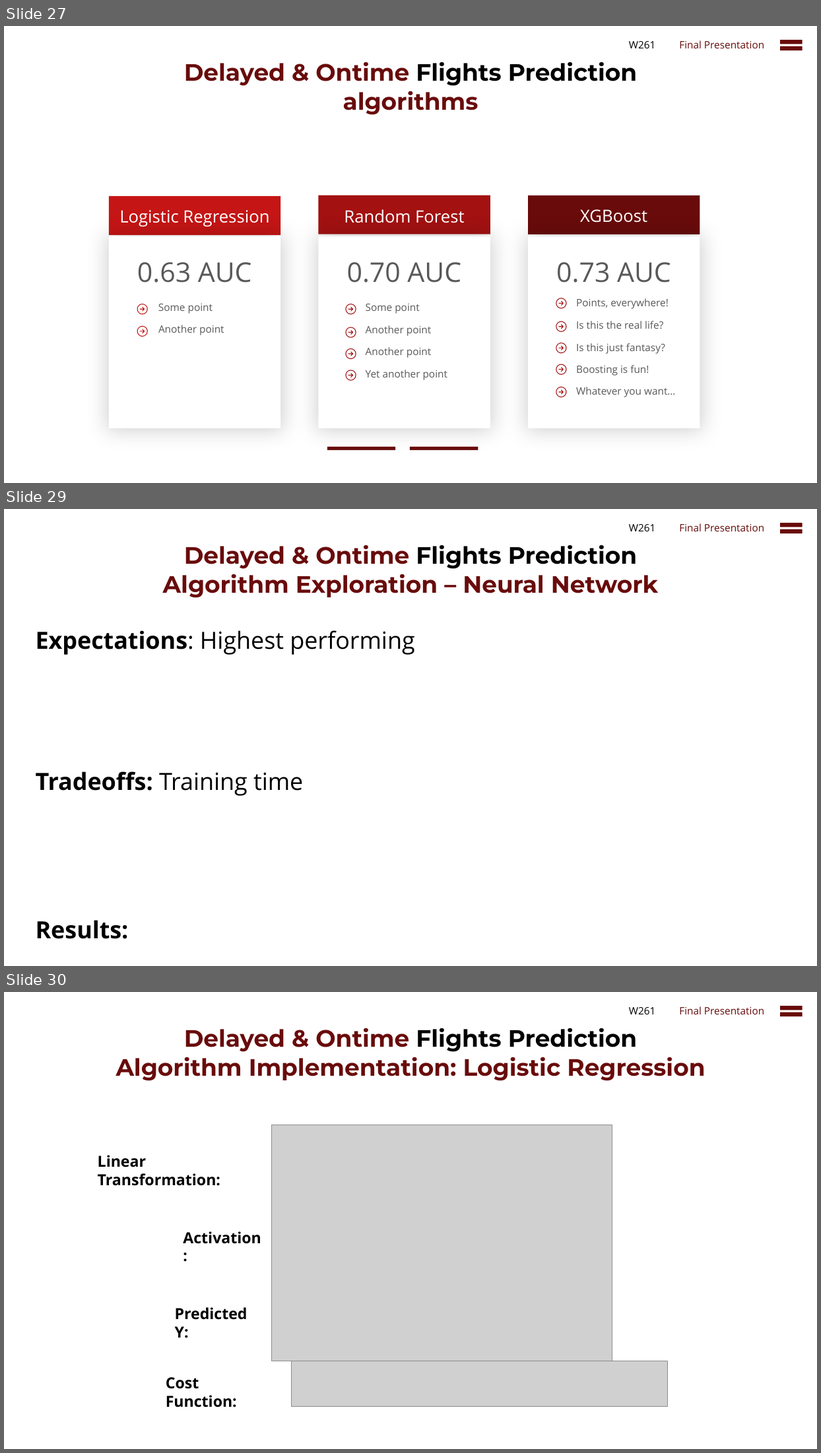
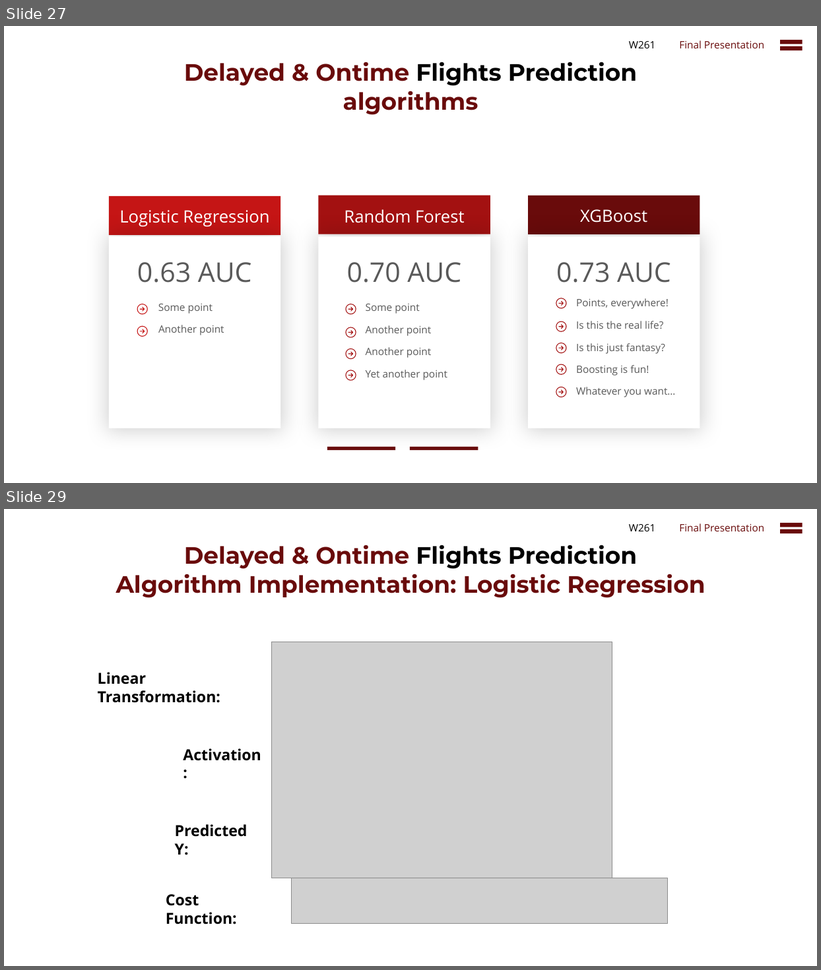
Before and after one commit to cbenge509/flightsontime, a slide deck: presentation/Delayed Flights Prediction - Final.pptx. Shown one above the other, each under a label of ours: slides 27, 29 and 30 before the commit, slides 27 and 29 after it; the slides between them are not shown. The pictures are 821x1453 and 821x970 pixels, drawn with LibreOffice and Linux fonts; fonts in the diff are those of the drawing; grey boxes stand for pictures. Boxes give left, top, right and bottom in pixels: in the first picture for what was removed or moved away, otherwise in the second. Text is boxed around its words. In the diff, an @@ line names an element or a change of style, - is before the commit and + after.

```diff
--- a/presentation/Delayed Flights Prediction - Final.pptx
+++ b/presentation/Delayed Flights Prediction - Final.pptx
@@ slide 29 removed at box(4, 509, 817, 966), background #FFFFFF @@
@@ text removed at box(629, 524, 656, 531) @@
-W261
@@ text removed at box(679, 524, 764, 531) @@
-Final Presentation
@@ math equal removed at box(776, 519, 806, 537) @@
@@ text removed at box(163, 545, 659, 598) @@
-Delayed & Ontime Flights Prediction
-Algorithm Exploration – Neural Network
@@ text removed at box(36, 630, 415, 939) @@
-Expectations: Highest performing
-Tradeoffs: Training time
-Results:
@@ what was slide 30 is now slide 29 @@
```
Also in this commit, not shown: 1 slide added, 1 other slide removed.
